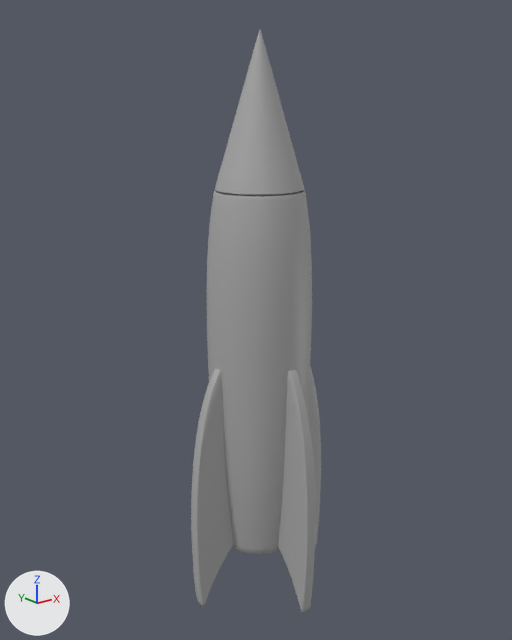
The FBX model BlastCourse/Assets/Models/Meshes/Rockets/mshAMOHoming.fbx as it was, and as the next commit left it.
The view is the same before and after, from a camera (50 mm lens) standing at (-0.1455, -0.1794, 0.1561) and looking at (-0.0003, 0.0021, 0.0835). Lighting does not change. The marker at lower left points along +X, +Y and +Z. Where no turn or scale is listed for an object, it has been applied to the vertices.

The first picture shows 'homing_geo'.
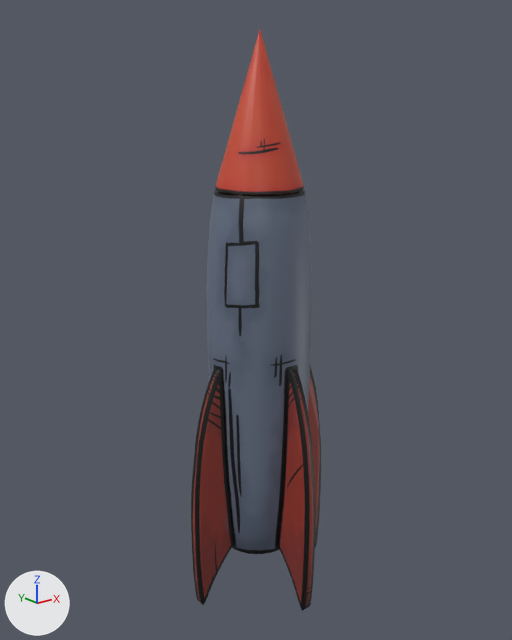
The newer file is also rescaled (x2.0), turned or shifted as a whole; pictures and numbers use the older file's frame.

Changed parts and their boxes (x1, y1, x2, y2) in the pictures (512 x 640 px):
'homing_geo', reshaped
    before: (191, 29, 321, 613)
    after: (191, 30, 321, 610)
part 1 of me_mesh, cut back
    before: (191, 29, 321, 613)
    after: (203, 30, 316, 605)
part 2 of me_mesh, recoloured (grey to red)
    both: (202, 398, 318, 597)

What changed in the scene script:
```text
Add img_texamohoming_png:
    img_texamohoming_png = load_image('texAMOHoming.png', '../../../Materials/Textures/Rockets Textures/texAMOHoming.png', 2048, 2048, 'sRGB')
Add mat_standardsurface11:
    mat_standardsurface11 = principled_material('standardSurface11')
    mat_standardsurface11.texture = img_texamohoming_png
Change me_mesh:
    used by ob_homing_geo; location = (0.0, 0.0, 0.0)
    remove me_mesh.from_pydata(...)  # 3074 vertices, 3064 faces; spans x -0.029..0.029, y -0.028..0.028, z -0.018..0.176
    add me_mesh.from_pydata(...)  # 850 vertices, 836 faces; spans x -0.029..0.029, y -0.028..0.028, z -0.017..0.176
    me_mesh part 1: 24 vertices moved within x -0.027..0.027, y -0.013..0.014, z -0.017..0.128; 2224 vertices removed from x -0.029..0.029, y -0.028..0.028, z -0.018..0.176
    me_mesh part 2: 256 faces spanning x -0.027..0.027, y -0.026..0.026, z -0.013..0.06 switch from mat_standardsurface1 (grey #aaaaaa) to mat_standardsurface11 (picture img_texamohoming_png)
```
